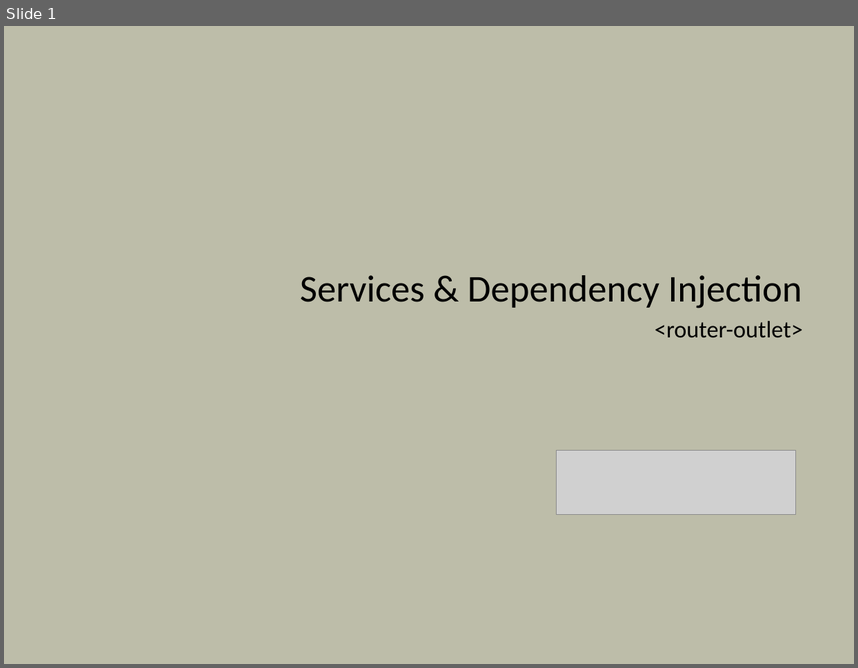
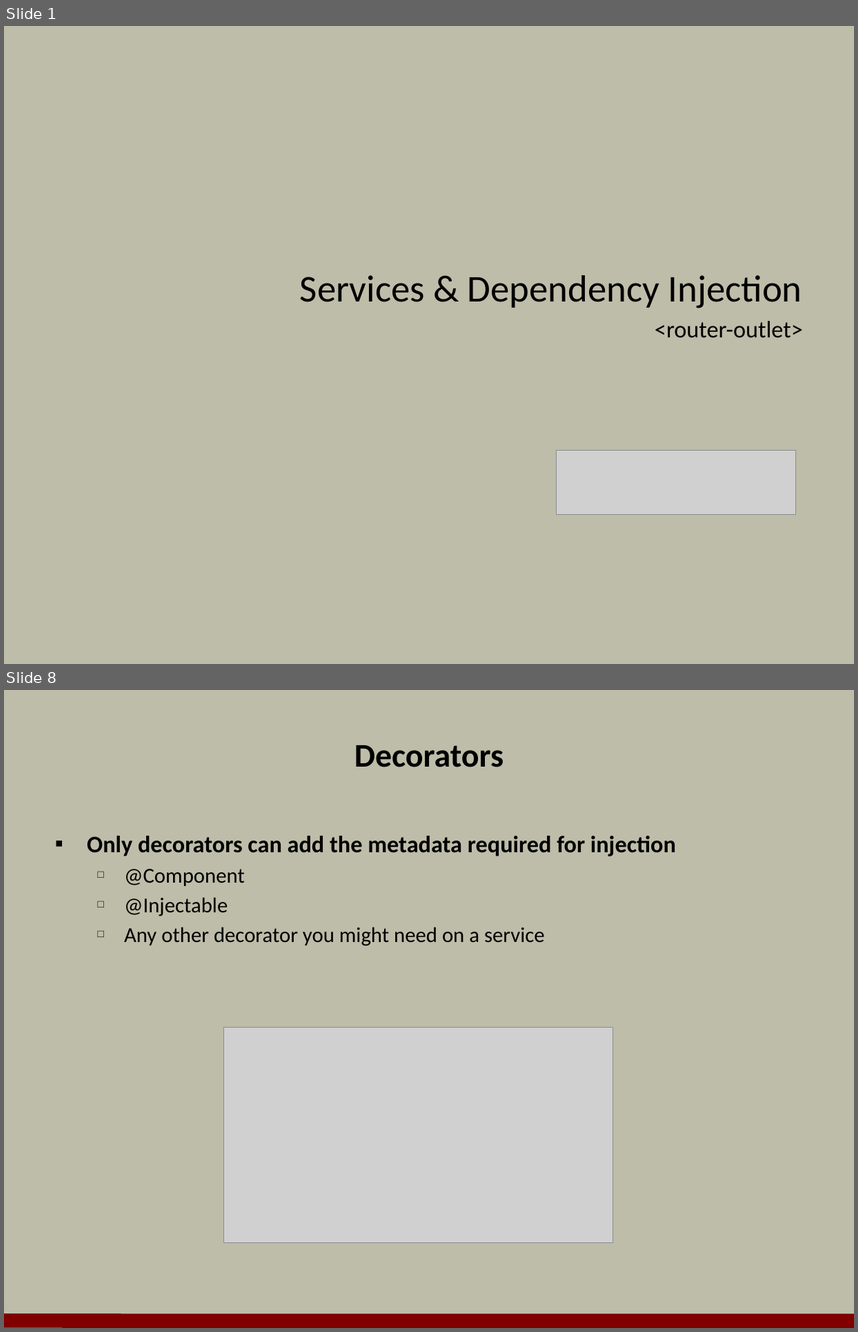
Before and after one commit to OdeToCode/classes, a slide deck: angular2/slides/04_Services_DI.pptx. Shown one above the other, each under a label of ours: slide 1 before the commit, slides 1 and 8 after it; the slides between them are not shown. The pictures are 858x668 and 858x1332 pixels, drawn with LibreOffice and Linux fonts; fonts in the diff are those of the drawing; grey boxes stand for pictures; background and template pictures are left out. Boxes give left, top, right and bottom in pixels: in the first picture for what was removed or moved away, otherwise in the second. Text is boxed around its words. In the diff, an @@ line names an element or a change of style, - is before the commit and + after.

```diff
--- a/angular2/slides/04_Services_DI.pptx
+++ b/angular2/slides/04_Services_DI.pptx
@@ slide 8 added at (4,690,854,1328), background #BDBDA9 @@
@@ title added at (355,745,504,767), 28 pt, text #000000, bold @@
+Decorators
@@ text added at (87,836,676,946), 18 pt, text #000000 @@
+▪ Only decorators can add the metadata required for injection
+  □ @Component
+  □ @Injectable
+  □ Any other decorator you might need on a service
@@ picture added at (223,1027,613,1243) @@
@@ line added from (4, 1320) to (854, 1321), #800000 12 pt @@
```
Also in this commit, not shown: 16 other slides added, 1 other file.
